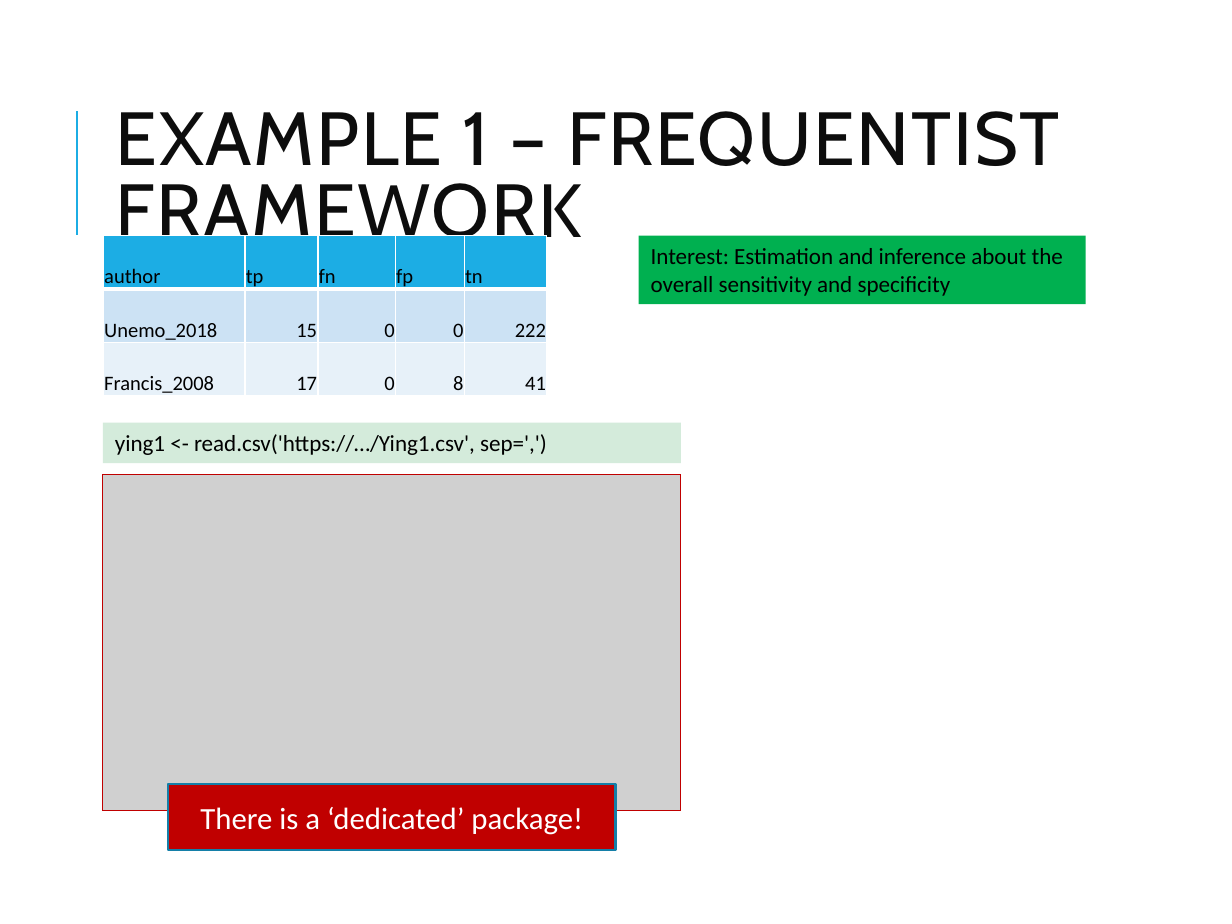
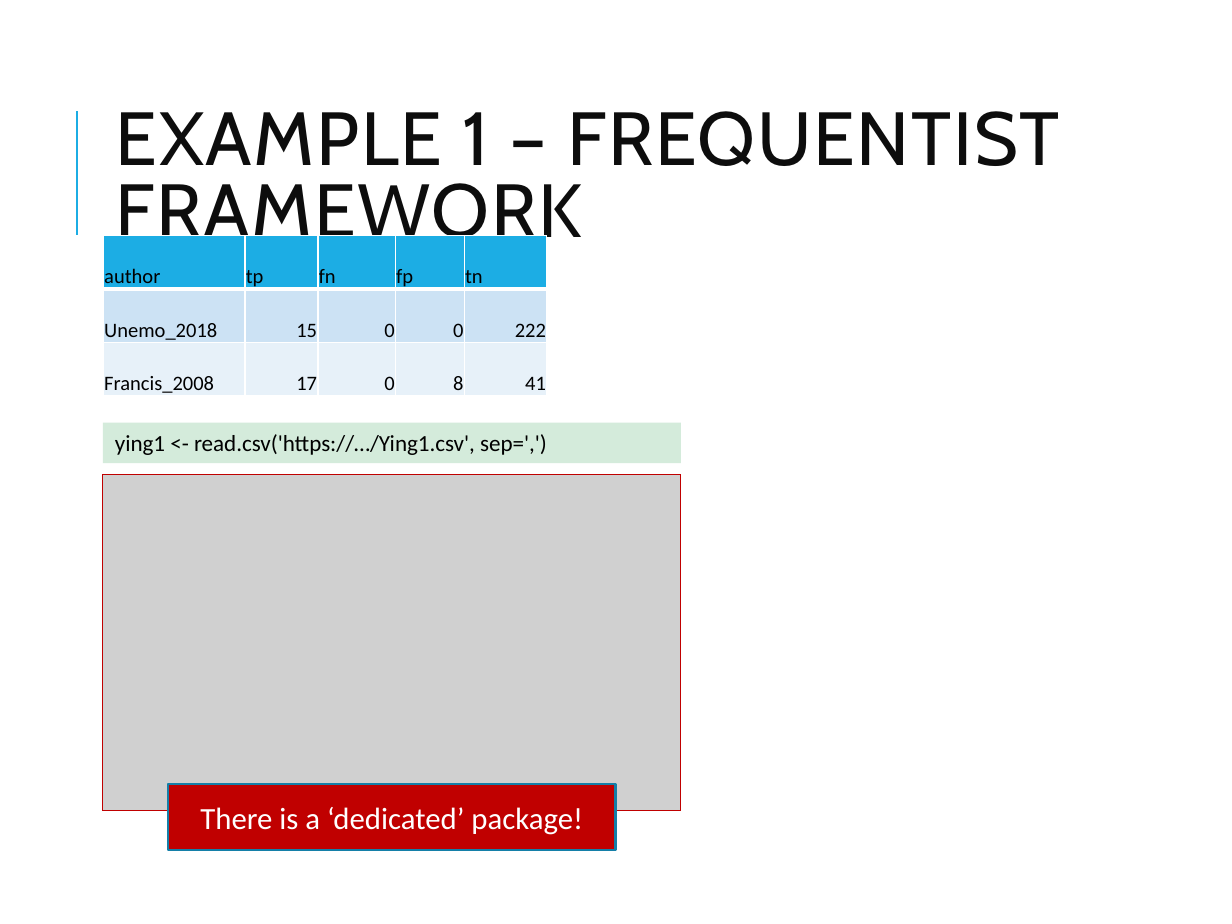
Before and after one commit to VNyaga/ESMARConf2023, a slide deck: slide 11 of PPT/ESMAR.pptx (slide 10 before the commit). Drawn at 1232x924 pixels with LibreOffice and Linux fonts; fonts in the diff are those of the drawing; grey boxes stand for pictures. Boxes give left, top, right and bottom in pixels: in the first picture for what was removed or moved away, otherwise in the second. Text is boxed around its words. In the diff, an @@ line names an element or a change of style, - is before the commit and + after.

```diff
--- a/PPT/ESMAR.pptx
+++ b/PPT/ESMAR.pptx
@@ rectangle removed at [638,235,1085,304] @@
-Interest: Estimation and inference about the overall sensitivity and specificity
```
Also in this commit, not shown: 11 other slides changed, 6 slides added, 2 other files.
